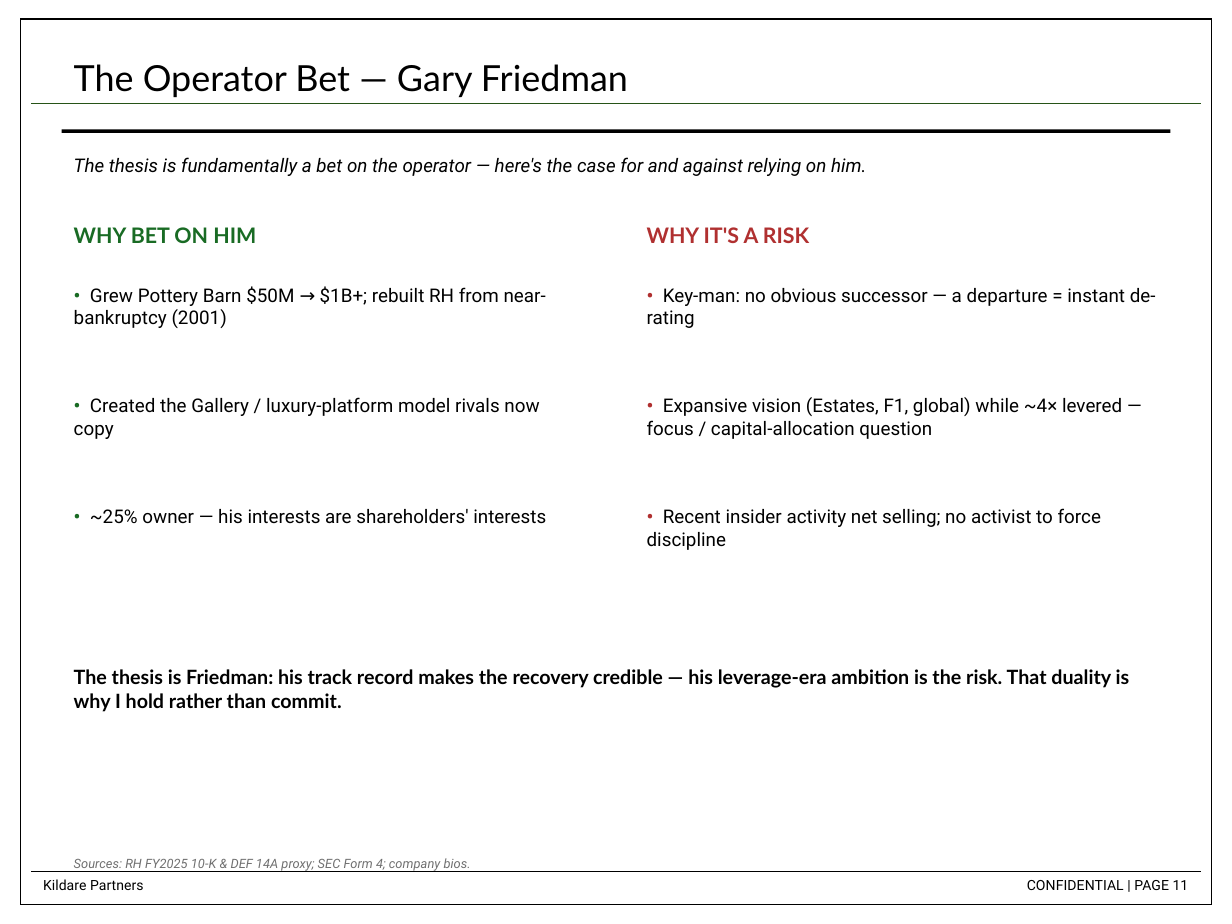
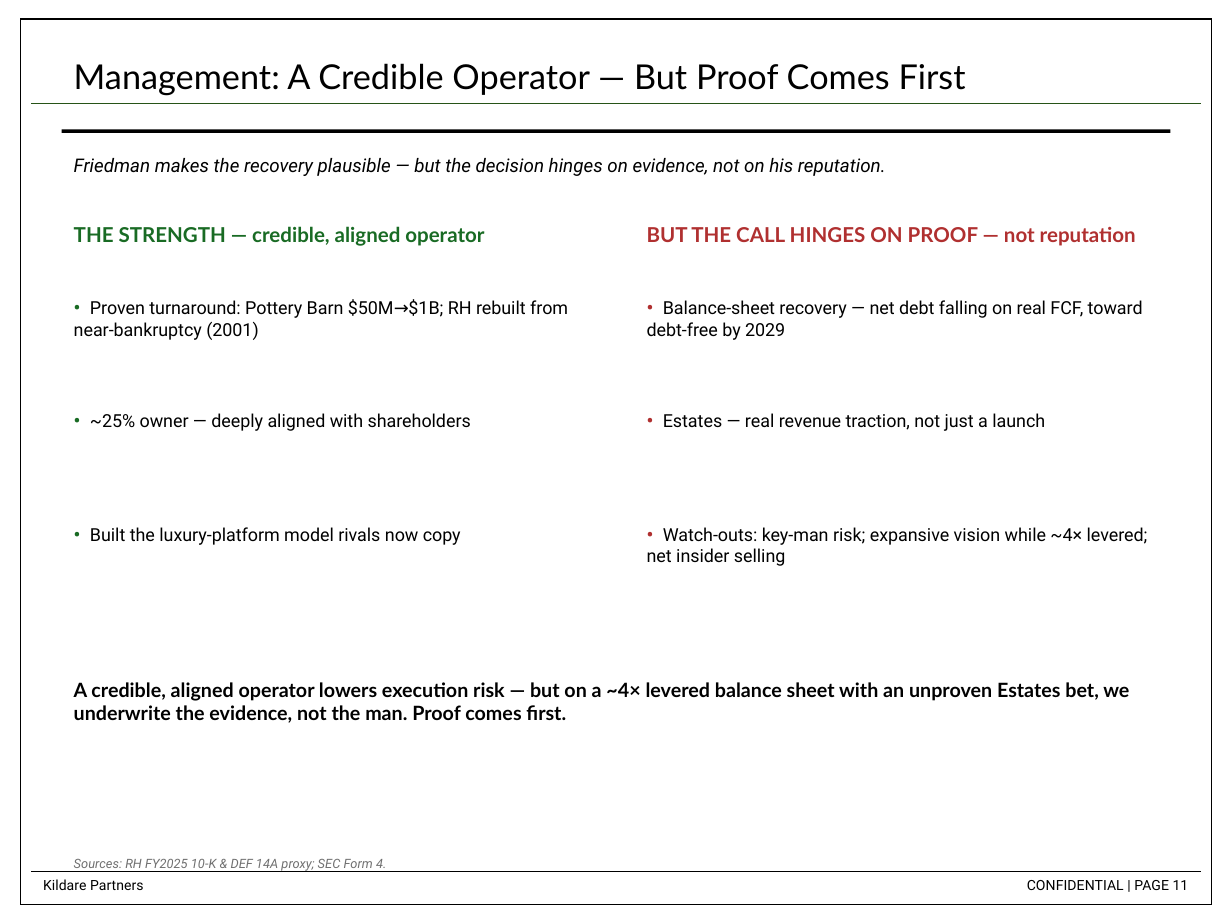
Before and after one commit to dchen88888/Nike-Stock-Pitch, a slide deck: slide 11 of RH_Stock_Pitch_updated.pptx. Drawn at 1232x924 pixels with LibreOffice and Linux fonts; fonts in the diff are those of the drawing. Boxes give left, top, right and bottom in pixels: in the first picture for what was removed or moved away, otherwise in the second. Text is boxed around its words. In the diff, an @@ line names an element or a change of style, - is before the commit and + after.

```diff
--- a/RH_Stock_Pitch_updated.pptx
+++ b/RH_Stock_Pitch_updated.pptx
@@ text at (74,63,966,96): text changed; size 21 to 20 pt @@
-The Operator Bet — Gary Friedman
+Management: A Credible Operator — But Proof Comes First
@@ text at (74,158,886,176): text changed @@
-The thesis is fundamentally a bet on the operator — here's the case for and against relying on him.
+Friedman makes the recovery plausible — but the decision hinges on evidence, not on his reputation.
@@ text at (74,226,484,246): text changed; size 12.5 to 12 pt @@
-WHY BET ON HIM
+THE STRENGTH — credible, aligned operator
@@ text at (647,227,1136,246): text changed; size 12.5 to 12 pt @@
-WHY IT'S A RISK
+BUT THE CALL HINGES ON PROOF — not reputation
@@ text at (74,299,568,340): text changed; size 11 to 10.5 pt @@
-• Grew Pottery Barn $50M → $1B+; rebuilt RH from near-bankruptcy (2001)
+• Proven turnaround: Pottery Barn $50M→$1B; RH rebuilt from near-bankruptcy (2001)
@@ text at (647,300,1143,340): text changed; size 11 to 10.5 pt @@
-• Key-man: no obvious successor — a departure = instant de-rating
+• Balance-sheet recovery — net debt falling on real FCF, toward debt-free by 2029
@@ text at (90,413,471,431): text changed; size 11 to 10.5 pt @@
-• ~25% owner — his interests are shareholders' interests
+• ~25% owner — deeply aligned with shareholders
@@ text at (663,413,1045,431): text changed; size 11 to 10.5 pt @@
-• Expansive vision (Estates, F1, global) while ~4× levered — focus / capital-allocation question
+• Estates — real revenue traction, not just a launch
@@ text at (90,527,461,545): text changed; size 11 to 10.5 pt @@
-• Created the Gallery / luxury-platform model rivals now copy
+• Built the luxury-platform model rivals now copy
@@ text at (647,527,1148,566): text changed; size 11 to 10.5 pt @@
-• Recent insider activity net selling; no activist to force discipline
+• Watch-outs: key-man risk; expansive vision while ~4× levered; net insider selling
@@ text at (74,682,1129,723): text changed @@
-The thesis is Friedman: his track record makes the recovery credible — his leverage-era ambition is the risk. That duality is why I hold rather than commit.
+A credible, aligned operator lowers execution risk — but on a ~4× levered balance sheet with an unproven Estates bet, we underwrite the evidence, not the man. Proof comes first.
@@ text at (74,859,386,872): text changed @@
-Sources: RH FY2025 10-K & DEF 14A proxy; SEC Form 4; company bios.
+Sources: RH FY2025 10-K & DEF 14A proxy; SEC Form 4.
```
